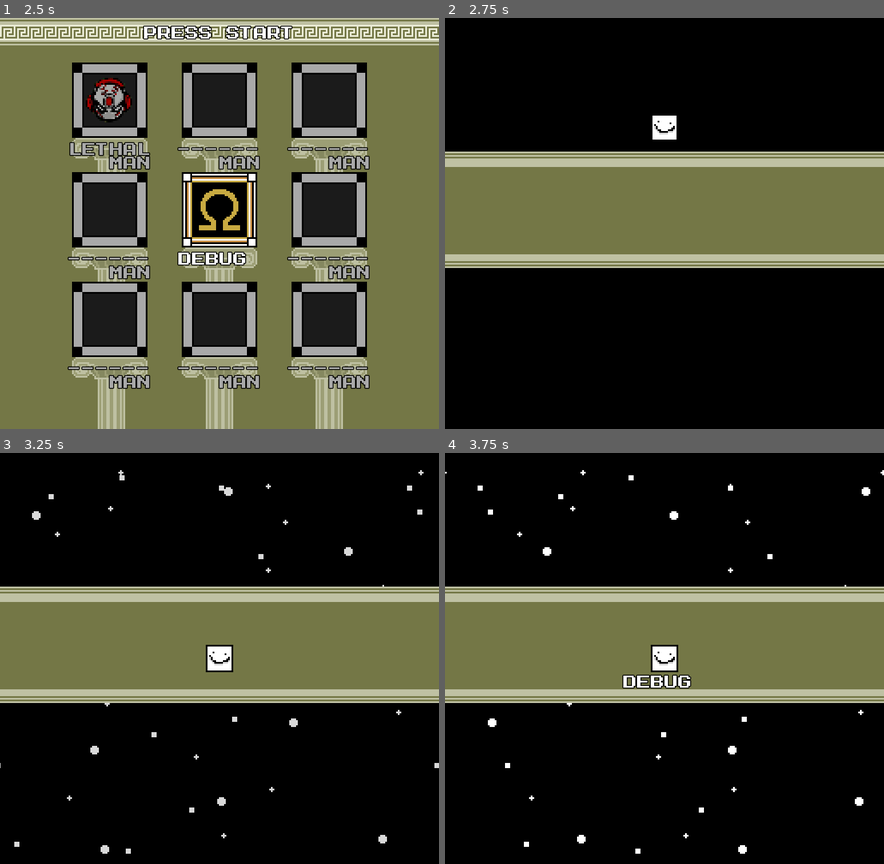
Above: before the commit, frames 1-4 (two rows, left to right).
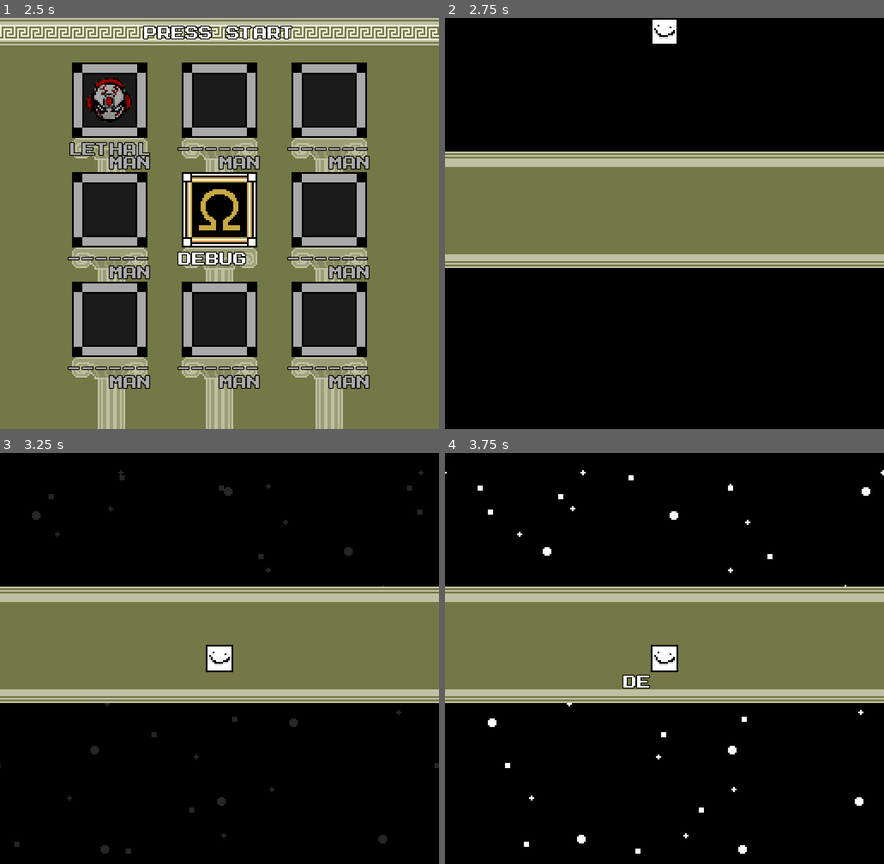
Above: after the commit, the same moments.

Repository: UVGDClub/OMega_Man
Game: Godot game, scene res://scenes/Title Screen/title_screen.tscn
Two runs of this game, one before a commit and one after it. Both use one fixed random seed, a clock stepped at 60 frames per second and the inputs below.
Inputs:
- Up to frame 1 (2.5 s): tap Enter at 0.5, 1.25, 2 s; hold D (move_right) 0.53-2.03 s; tap K (act_shoot) at 0.6, 1.35, 2.1 s; tap Space (act_jump) at 0.77, 1.52 s; hold A (move_left) from 2.03 s (still down)
- Up to frame 2 (2.75 s): keep holding A (move_left)
- Up to frame 3 (3.25 s): release A (move_left) at 2.78 s; hold D (move_right) from 2.78 s (still down); tap K (act_shoot) at 2.85 s; tap Space (act_jump) at 3.02 s
- Up to frame 4 (3.75 s): keep holding D (move_right); tap K (act_shoot) at 3.6 s

Frame 1 is identical in both runs. In frame 2, 0.6% of the frame differs, in the area x 47-53%, y 0-30%; in frame 3, 0.6%; in frame 4, 0.3%.

Commit message:
boss intro position fix

Diff:
--- a/scenes/boss_intro/boss_intro.tscn
+++ b/scenes/boss_intro/boss_intro.tscn
@@ -68,7 +68,7 @@
 gizmo_extents = 50.0
 
 [node name="BossSprite" type="Sprite2D" parent="."]
-position = Vector2(128, 24)
+position = Vector2(128, -32)
 texture = ExtResource("7_w8px3")
 
 [node name="Timer" type="Timer" parent="."]
